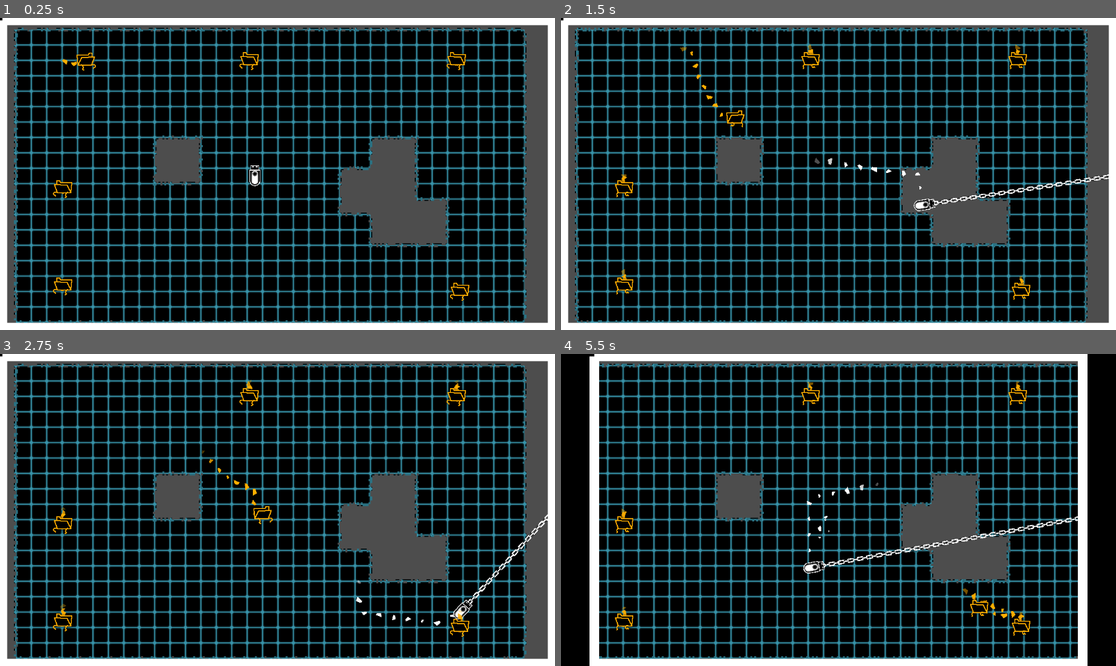
Above: before the commit, frames 1-4 (two rows, left to right).
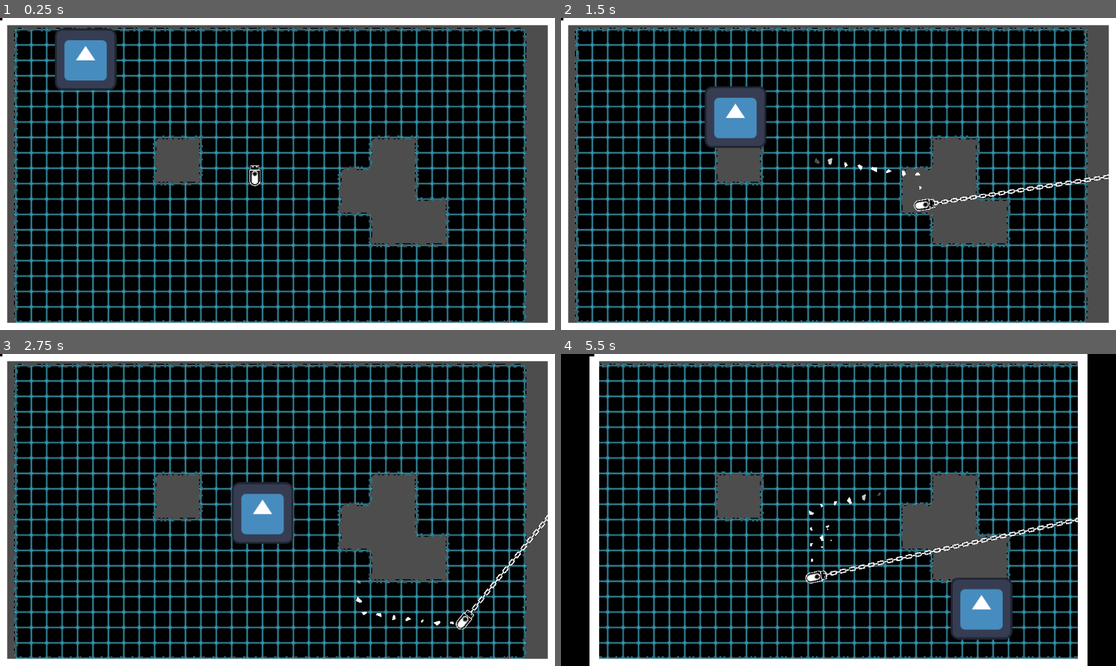
Above: after the commit, the same moments.

Repository: SomeSortOfSam/Hardest_Drive
Game: Godot game, scene res://scenes/gamplay.tscn
The game is run twice, just before and just after one commit, with the same random seed, the same clock (stepped at 60 frames per second) and the same inputs. The engine's default icon, where the game draws it, is replaced by a stand-in: a white triangle on a blue panel in a dark square.
Inputs (mouse positions are in pixels of both pictures, inside the frame that each line leads up to):
- Up to frame 1 (0.25 s): no input
- Up to frame 2 (1.5 s): move the mouse to (960, 158) at 0.52 s; hold D (player_right) 0.53-1.28 s; click (960, 158) at 0.67 s; move the mouse to (727, 189) at 1.27 s; hold S (player_down) from 1.28 s (still down)
- Up to frame 3 (2.75 s): move the mouse to (333, 441) at 2.02 s; release S (player_down) at 2.03 s; hold D (player_right) from 2.03 s (still down)
- Up to frame 4 (5.5 s): move the mouse to (810, 572) at 2.77 s; release D (player_right) at 2.78 s; hold W (player_up) 2.78-3.53 s; click (810, 572) at 2.92 s; move the mouse to (1005, 556) at 3.52 s; hold A (player_left) 3.53-5.03 s; tap Space (reset_screen) at 4.15 s; move the mouse to (672, 463) at 4.27 s; move the mouse to (866, 510) at 5.02 s; hold S (player_down) from 5.03 s (still down); click (866, 510) at 5.17 s

The runs differ from the first frame. In frame 1, 2.6% of the frame differs, in the area x 9-85%, y 3-91%; in frame 2, 2.5%; in frame 3, 3.3%; in frame 4, 3.9%, in the area x 9-94%, y 8-92%.
Error before the commit: Invalid access to property or key 'global_position' on a base object of type 'null instance'. (res://scripts/enemy.gd:35)

Commit message:
Made getting off of the screen harder

Diff:
--- a/scenes/enemy.tscn
+++ b/scenes/enemy.tscn
@@ -1,27 +1,7 @@
-[gd_scene load_steps=11 format=3 uid="uid://cs6q1kfpyk763"]
+[gd_scene load_steps=5 format=3 uid="uid://c0bavsp5m5qge"]
 
+[ext_resource type="Texture2D" uid="uid://bakv4suv6mptr" path="res://icon.svg" id="1_nod8v"]
 [ext_resource type="Script" path="res://scripts/enemy.gd" id="1_qmkjd"]
-[ext_resource type="Texture2D" uid="uid://dt4j3ychg873b" path="res://assets/file_run.png" id="2_7qneq"]
-[ext_resource type="Texture2D" uid="uid://dwgutp6ehtqx0" path="res://assets/ParticleShard.png" id="2_enmir"]
-
-[sub_resource type="Gradient" id="Gradient_ol4ab"]
-offsets = PackedFloat32Array(0.792593, 1)
-colors = PackedColorArray(1, 1, 1, 1, 1, 1, 1, 0)
-
-[sub_resource type="GradientTexture1D" id="GradientTexture1D_u2gqp"]
-gradient = SubResource("Gradient_ol4ab")
-
-[sub_resource type="ParticleProcessMaterial" id="ParticleProcessMaterial_cdaia"]
-particle_flag_disable_z = true
-direction = Vector3(0, 0, 0)
-gravity = Vector3(0, -80, 0)
-orbit_velocity_min = 0.0
-orbit_velocity_max = 0.0
-angle_min = -720.0
-angle_max = 720.0
-scale_min = 0.2
-scale_max = 0.4
-color_ramp = SubResource("GradientTexture1D_u2gqp")
 
 [sub_resource type="CircleShape2D" id="CircleShape2D_5qmfi"]
 radius = 13.0
@@ -29,45 +9,16 @@
 [sub_resource type="RectangleShape2D" id="RectangleShape2D_2678v"]
 size = Vector2(32, 32)
 
-[sub_resource type="Animation" id="Animation_202rd"]
-resource_name = "Run"
-length = 0.6
-loop_mode = 1
-tracks/0/type = "value"
-tracks/0/imported = false
-tracks/0/enabled = true
-tracks/0/path = NodePath("Sprite2D:frame")
-tracks/0/interp = 1
-tracks/0/loop_wrap = true
-tracks/0/keys = {
-"times": PackedFloat32Array(0, 0.1, 0.2, 0.3, 0.4, 0.5, 0.6),
-"transitions": PackedFloat32Array(1, 1, 1, 1, 1, 1, 1),
-"update": 1,
-"values": [0, 1, 2, 3, 4, 5, 5]
-}
-
-[sub_resource type="AnimationLibrary" id="AnimationLibrary_tcx8n"]
-_data = {
-"Run": SubResource("Animation_202rd")
-}
-
 [node name="Enemy" type="CharacterBody2D"]
-modulate = Color(1, 0.682353, 0, 1)
-texture_filter = 1
+collision_layer = 2
 script = ExtResource("1_qmkjd")
-
-[node name="WalkDust" type="GPUParticles2D" parent="."]
-position = Vector2(0, 9)
-amount = 10
-process_material = SubResource("ParticleProcessMaterial_cdaia")
-texture = ExtResource("2_enmir")
 
 [node name="CollisionShape2D" type="CollisionShape2D" parent="."]
 shape = SubResource("CircleShape2D_5qmfi")
 
 [node name="Sprite2D" type="Sprite2D" parent="."]
-texture = ExtResource("2_7qneq")
-hframes = 6
+scale = Vector2(0.2, 0.2)
+texture = ExtResource("1_nod8v")
 
 [node name="NavigationAgent2D" type="NavigationAgent2D" parent="."]
 
@@ -79,13 +30,6 @@
 position = Vector2(0.5, 0)
 shape = SubResource("RectangleShape2D_2678v")
 
-[node name="AnimationPlayer" type="AnimationPlayer" parent="."]
-autoplay = "Run"
-speed_scale = 1.2
-libraries = {
-"": SubResource("AnimationLibrary_tcx8n")
-}
-
 [node name="Timer" type="Timer" parent="."]
 wait_time = 0.01
 
--- /dev/null
+++ b/scenes/enemy_spawner.tscn
@@ -0,0 +1,17 @@
+[gd_scene load_steps=4 format=3 uid="uid://cm2ey8fk0fl14"]
+
+[ext_resource type="Script" path="res://scripts/EnemySpawner.gd" id="1_ccmua"]
+[ext_resource type="PackedScene" uid="uid://c0bavsp5m5qge" path="res://scenes/enemy.tscn" id="2_vsluo"]
+
+[sub_resource type="CircleShape2D" id="CircleShape2D_tjaah"]
+
+[node name="EnemySpawner" type="Area2D"]
+collision_layer = 0
+monitorable = false
+script = ExtResource("1_ccmua")
+enemy_scene = ExtResource("2_vsluo")
+
+[node name="CollisionShape2D" type="CollisionShape2D" parent="."]
+shape = SubResource("CircleShape2D_tjaah")
+
+[connection signal="area_exited" from="." to="." method="_on_area_exited"]
--- a/scenes/gamplay.tscn
+++ b/scenes/gamplay.tscn
@@ -1,10 +1,11 @@
-[gd_scene load_steps=55 format=3 uid="uid://t8h2a41u1nip"]
+[gd_scene load_steps=56 format=3 uid="uid://t8h2a41u1nip"]
 
 [ext_resource type="Texture2D" uid="uid://b1riy46aqmn18" path="res://assets/grid_edges.png" id="1_2tgxe"]
 [ext_resource type="PackedScene" uid="uid://c6qw5oje450sv" path="res://scenes/player.tscn" id="2_7pc31"]
 [ext_resource type="Script" path="res://scripts/border_camera.gd" id="3_i8wvo"]
 [ext_resource type="Script" path="res://scripts/LetterboxCollider.gd" id="4_80nsy"]
-[ext_resource type="PackedScene" uid="uid://cs6q1kfpyk763" path="res://scenes/enemy.tscn" id="5_l7srj"]
+[ext_resource type="PackedScene" uid="uid://c0bavsp5m5qge" path="res://scenes/enemy.tscn" id="5_l7srj"]
+[ext_resource type="PackedScene" uid="uid://cm2ey8fk0fl14" path="res://scenes/enemy_spawner.tscn" id="6_yhgw7"]
 
 [sub_resource type="NavigationPolygon" id="NavigationPolygon_0xnho"]
 vertices = PackedVector2Array(-16, -16, 16, -16, 16, 16, -16, 16)
@@ -905,6 +906,11 @@
 width = 20.0
 texture_mode = 1
 
+[node name="StaticBody2D" type="StaticBody2D" parent="Camera2D"]
+collision_mask = 0
+
+[node name="CollisionPolygon2D" type="CollisionPolygon2D" parent="Camera2D/StaticBody2D"]
+
 [node name="TileMap" type="TileMap" parent="."]
 self_modulate = Color(0.462745, 0.756863, 0.811765, 1)
 z_index = -1
@@ -918,19 +924,16 @@
 [node name="Enemy" parent="." instance=ExtResource("5_l7srj")]
 position = Vector2(131, 85)
 
-[node name="Enemy2" parent="TileMap" instance=ExtResource("5_l7srj")]
-position = Vector2(419, -243)
-
-[node name="Enemy3" parent="TileMap" instance=ExtResource("5_l7srj")]
-position = Vector2(-398, 225)
-
-[node name="Enemy4" parent="TileMap" instance=ExtResource("5_l7srj")]
-position = Vector2(-11, -243)
-
-[node name="Enemy5" parent="TileMap" instance=ExtResource("5_l7srj")]
-position = Vector2(-398, 23)
-
-[node name="Enemy6" parent="TileMap" instance=ExtResource("5_l7srj")]
-position = Vector2(426, 236)
+[node name="EnemySpawner" parent="." instance=ExtResource("6_yhgw7")]
+position = Vector2(1032, 577)
+
+[node name="EnemySpawner2" parent="." instance=ExtResource("6_yhgw7")]
+position = Vector2(1059, 72)
+
+[node name="EnemySpawner3" parent="." instance=ExtResource("6_yhgw7")]
+position = Vector2(126, 79)
+
+[node name="EnemySpawner4" parent="." instance=ExtResource("6_yhgw7")]
+position = Vector2(144, 556)
 
 [connection signal="player_pull_requested" from="Camera2D/LetterboxCollider" to="." method="_on_letterbox_collider_player_pull_requested"]
--- /dev/null
+++ b/scripts/EnemySpawner.gd
@@ -0,0 +1,6 @@
+extends Area2D
+
+@export var enemy_scene : PackedScene
+
+func _on_area_exited(area):
+	get_parent().call_deferred("add_child",enemy_scene.instantiate())
--- a/scripts/border_camera.gd
+++ b/scripts/border_camera.gd
@@ -2,7 +2,8 @@
 
 const minimum_border_distance = 5.0
 
-@onready var collision_polygon : CollisionPolygon2D = $Camera2D/LetterboxCollider/CollisionPolygon2D
+@onready var area_collision_polygon : CollisionPolygon2D = $Camera2D/LetterboxCollider/CollisionPolygon2D
+@onready var body_collision_polygon : CollisionPolygon2D = $Camera2D/StaticBody2D/CollisionPolygon2D
 @onready var render_polygon : Polygon2D = $Camera2D/LetterboxCollider/Polygon2D
 @onready var border_line : Line2D = $Camera2D/LetterboxCollider/Line2D
 @onready var ray_cast : RayCast2D = $RayCast2D
@@ -36,7 +37,8 @@
 	polygon.append(Vector2.ZERO)
 
 	render_polygon.polygon = polygon
-	collision_polygon.polygon = polygon
+	area_collision_polygon.polygon = polygon
+	body_collision_polygon.polygon = polygon
 	border_line.points = inner_line
 
 func get_points_from_rect(rect : Rect2) -> PackedVector2Array:
